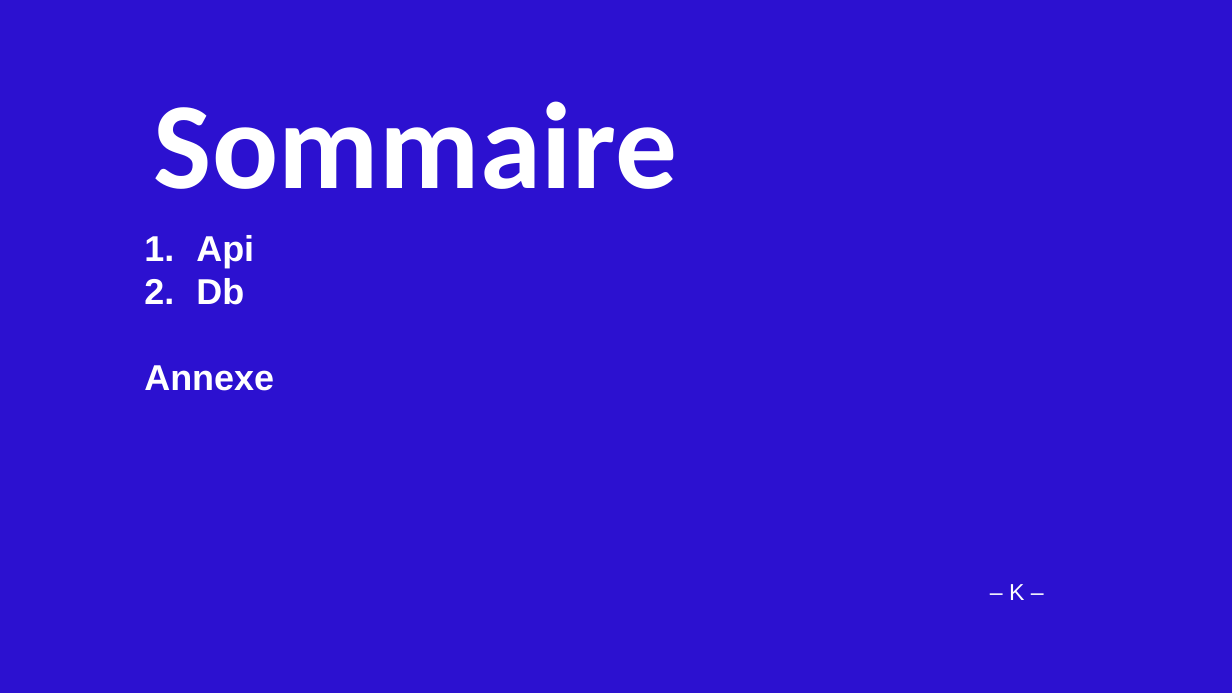
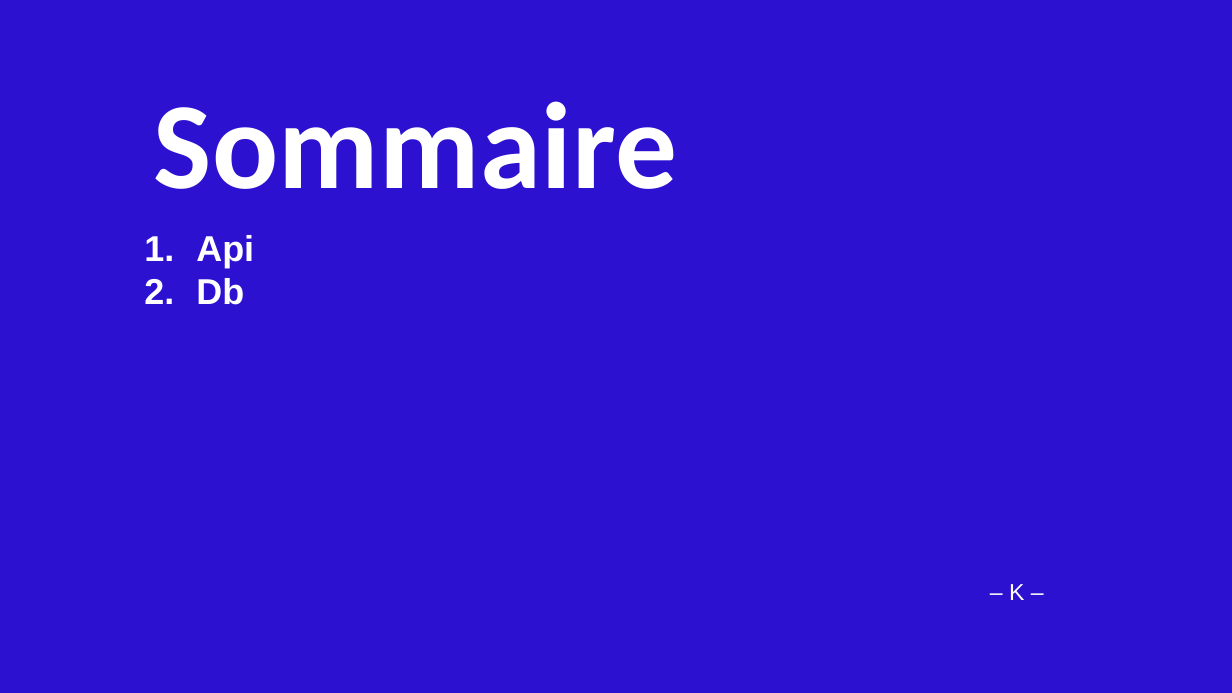
Before and after one commit to Winderbueno/_Doc, a slide deck: slide 2 of Shop.Solution/Shop.Api.pptx. Drawn at 1232x693 pixels with LibreOffice and Linux fonts; fonts in the diff are those of the drawing. Boxes give left, top, right and bottom in pixels: in the first picture for what was removed or moved away, otherwise in the second. Text is boxed around its words. In the diff, an @@ line names an element or a change of style, - is before the commit and + after.

```diff
--- a/Shop.Solution/Shop.Api.pptx
+++ b/Shop.Solution/Shop.Api.pptx
@@ text at (144,365,274,391): paragraph removed @@
-Annexe
```
Also in this commit, not shown: 3 other slides changed, 1 slide removed, 3 other files.
